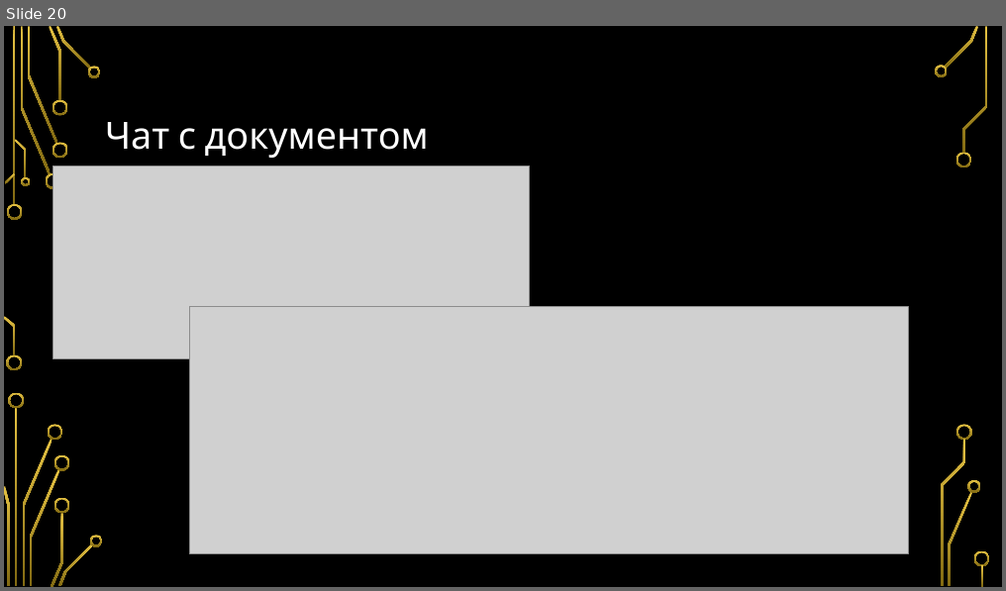
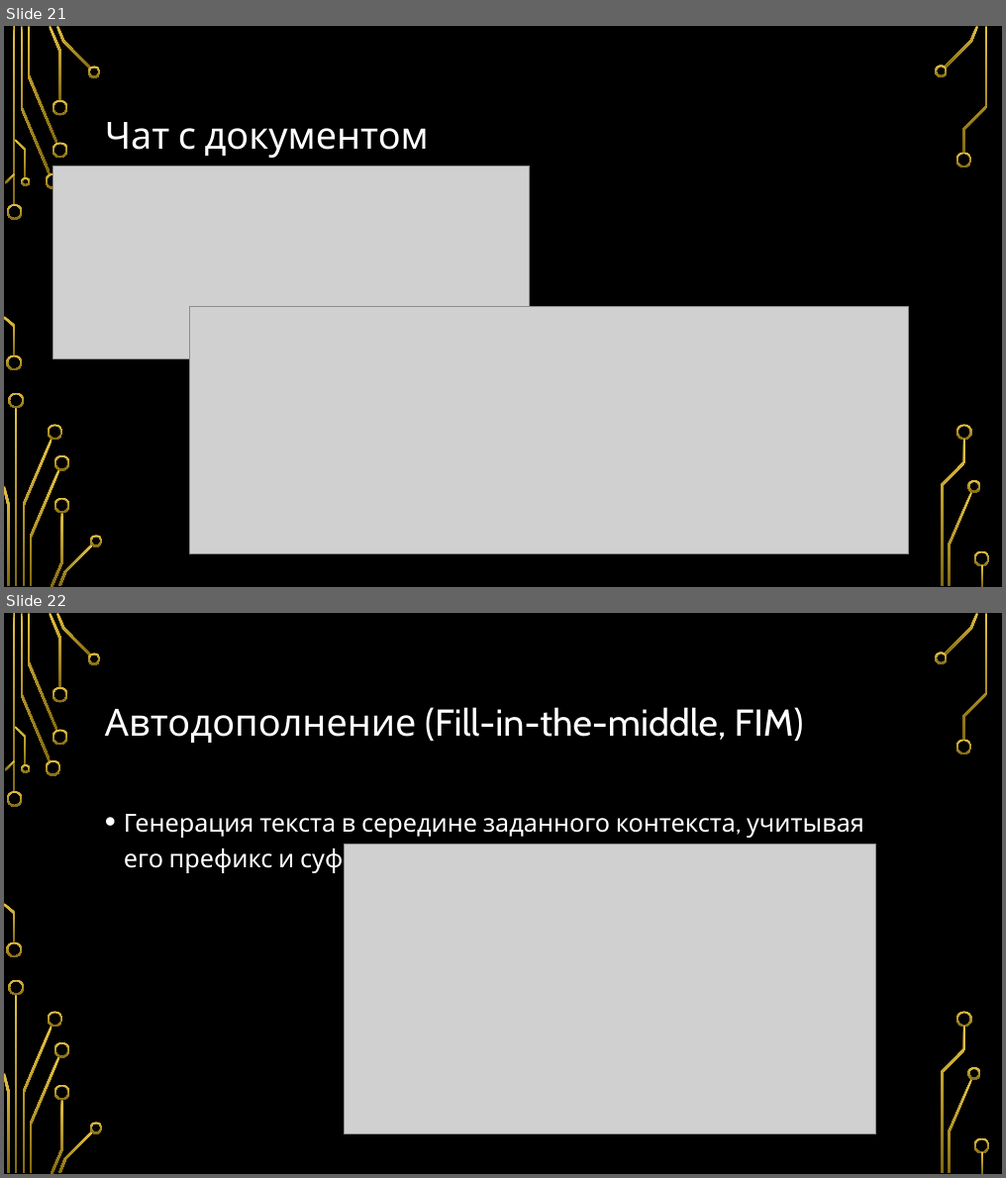
Before and after one commit to Vovch/AI-Presentation, a slide deck: Инструменты ИИ для программирования.pptx. Shown one above the other, each under a label of ours: slide 20 before the commit, slides 21 and 22 after it. The pictures are 1006x591 and 1006x1178 pixels, drawn with LibreOffice and Linux fonts; fonts in the diff are those of the drawing; grey boxes stand for pictures; background and template pictures are left out. Boxes give left, top, right and bottom in pixels: in the first picture for what was removed or moved away, otherwise in the second. Text is boxed around its words. In the diff, an @@ line names an element or a change of style, - is before the commit and + after.

```diff
--- a/Инструменты ИИ для программирования.pptx
+++ b/Инструменты ИИ для программирования.pptx
@@ slide 22 added at (x1=4, y1=613, x2=1002, y2=1174), background picture (left out); not listed: 36 template elements that a slide beside it also shows @@
@@ title added at (x1=105, y1=707, x2=804, y2=743), 36 pt, text #FFFFFF @@
+Автодополнение (Fill-in-the-middle, FIM)
@@ text added at (x1=124, y1=814, x2=864, y2=873), 24 pt, text #FFFFFF @@
+• Генерация текста в середине заданного контекста, учитывая его префикс и суффикс
@@ picture added at (x1=344, y1=845, x2=876, y2=1134) @@
@@ what was slide 20 is now slide 21 @@
```
Also in this commit, not shown: 4 slides changed, 19 other slides added, 1 slide removed.
